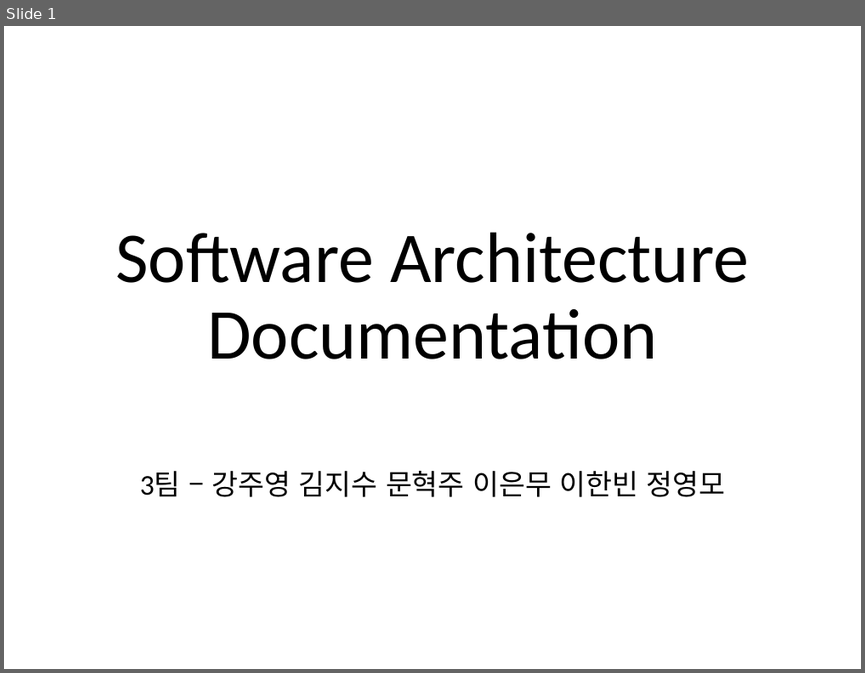
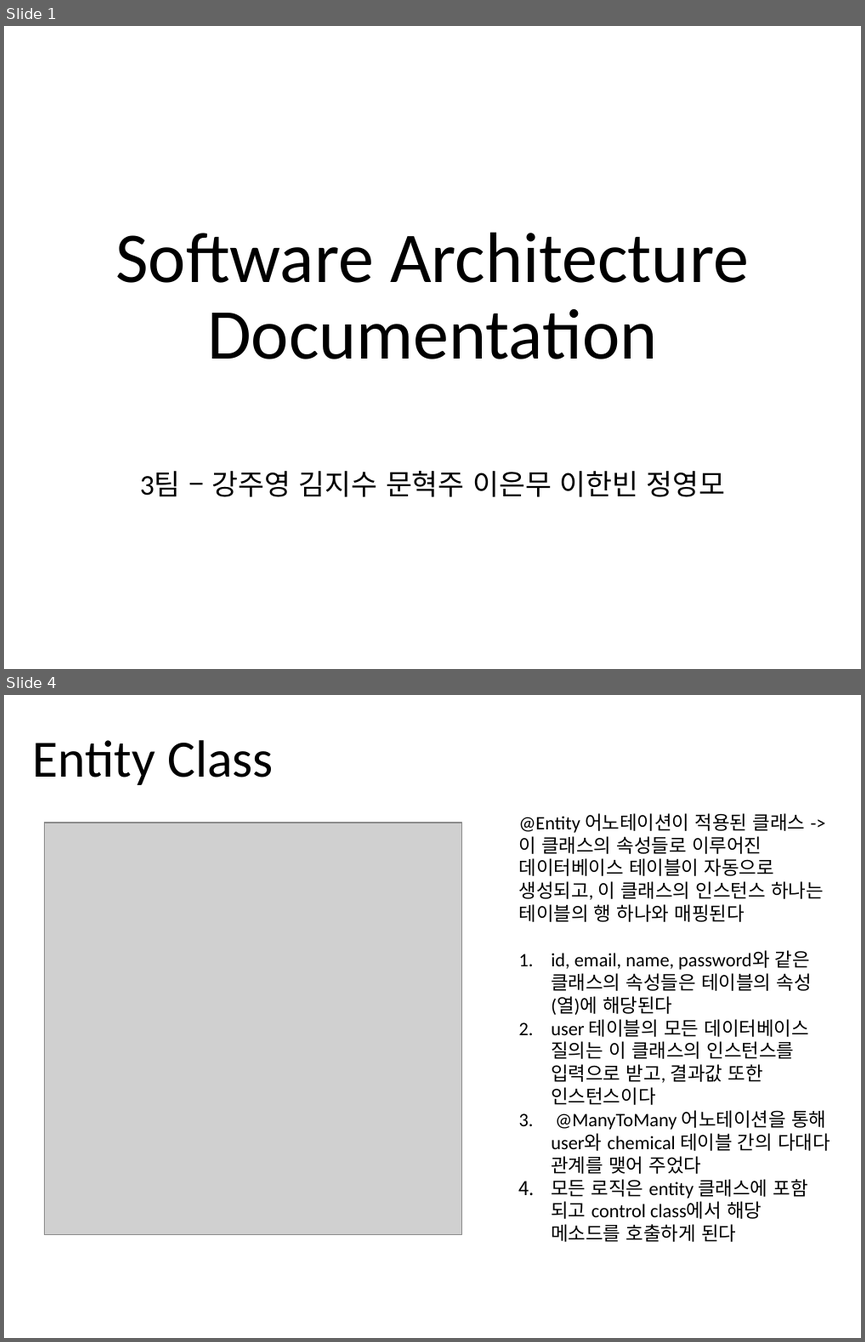
Before and after one commit to jisukim97/ChemicalManagementApplication, a slide deck: Document/2_Software Architect Documentation/Software Architecture Documentation 1.0.pptx. Shown one above the other, each under a label of ours: slide 1 before the commit, slides 1 and 4 after it; the slides between them are not shown. The pictures are 865x673 and 865x1342 pixels, drawn with LibreOffice and Linux fonts; fonts in the diff are those of the drawing; grey boxes stand for pictures. Boxes give left, top, right and bottom in pixels: in the first picture for what was removed or moved away, otherwise in the second. Text is boxed around its words. In the diff, an @@ line names an element or a change of style, - is before the commit and + after.

```diff
--- a/Document/2_Software Architect Documentation/Software Architecture Documentation 1.0.pptx
+++ b/Document/2_Software Architect Documentation/Software Architecture Documentation 1.0.pptx
@@ slide 4 added at [4,695,861,1338], background #FFFFFF @@
@@ title added at [33,740,273,785], 44 pt, text #000000 @@
+Entity Class
@@ text added at [519,813,830,1242], 16 pt, text #000000 @@
+@Entity 어노테이션이 적용된 클래스 -> 이 클래스의 속성들로 이루어진 데이터베이스 테이블이 자동으로 생성되고, 이 클래스의 인스턴스 하나는 테이블의 행 하나와 매핑된다
+1. id, email, name, password와 같은 클래스의 속성들은 테이블의 속성(열)에 해당된다
+2. user 테이블의 모든 데이터베이스 질의는 이 클래스의 인스턴스를 입력으로 받고, 결과값 또한 인스턴스이다
+3. @ManyToMany 어노테이션을 통해 user와 chemical 테이블 간의 다대다 관계를 맺어 주었다
+4. 모든 로직은 entity 클래스에 포함 되고 control class에서 해당 메소드를 호출하게 된다
@@ picture added at [44,823,461,1235] @@
```
Also in this commit, not shown: 4 slides changed, 3 other slides added, 4 slides removed, 5 other files.
